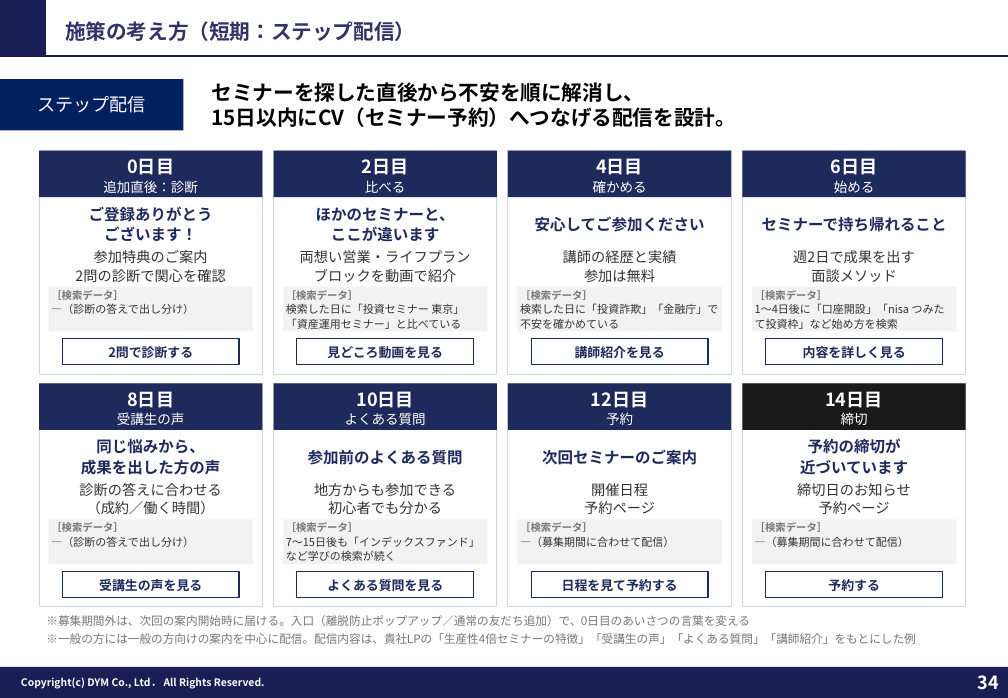
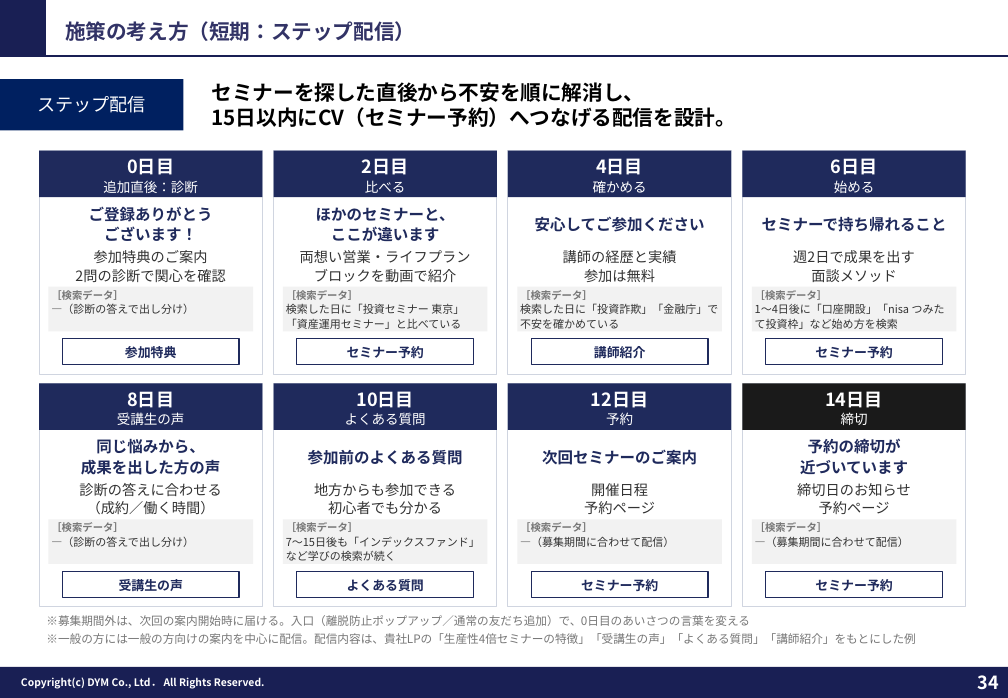
Before and after one commit to tonomura-r-dev/folder, a slide deck: slide 34 of 202610_株式会社すなおコンサルティング御中_LINE公式アカウント運用のご提案_ver7.3.pptx. Drawn at 1008x698 pixels with LibreOffice and Linux fonts; fonts in the diff are those of the drawing; background and template pictures are left out. Boxes give left, top, right and bottom in pixels: in the first picture for what was removed or moved away, otherwise in the second. Text is boxed around its words. In the diff, an @@ line names an element or a change of style, - is before the commit and + after.

```diff
--- a/202610_株式会社すなおコンサルティング御中_LINE公式アカウント運用のご提案_ver7.3.pptx
+++ b/202610_株式会社すなおコンサルティング御中_LINE公式アカウント運用のご提案_ver7.3.pptx
@@ text in rectangle at [125,346,177,358]: text changed @@
-2問で診断する
+参加特典
@@ text in rectangle at [347,346,424,358]: text changed @@
-見どころ動画を見る
+セミナー予約
@@ text in rectangle at [594,346,646,358]: text changed @@
-講師紹介を見る
+講師紹介
@@ text in rectangle at [815,346,892,358]: text changed @@
-内容を詳しく見る
+セミナー予約
@@ text in rectangle at [119,579,183,591]: text changed @@
-受講生の声を見る
+受講生の声
@@ text in rectangle at [347,579,424,591]: text changed @@
-よくある質問を見る
+よくある質問
@@ text in rectangle at [581,579,658,591]: text changed @@
-日程を見て予約する
+セミナー予約
@@ text in rectangle at [815,579,892,591]: text changed @@
-予約する
+セミナー予約
```
Also in this commit, not shown: 1 other slide changed, 3 other files.
